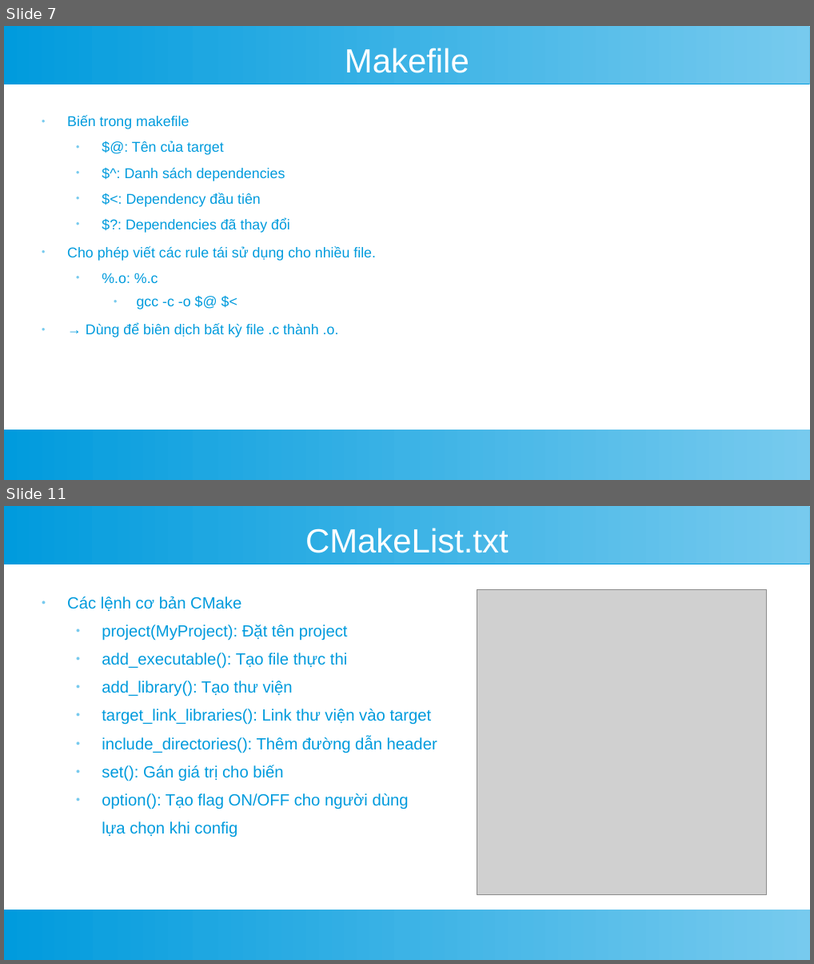
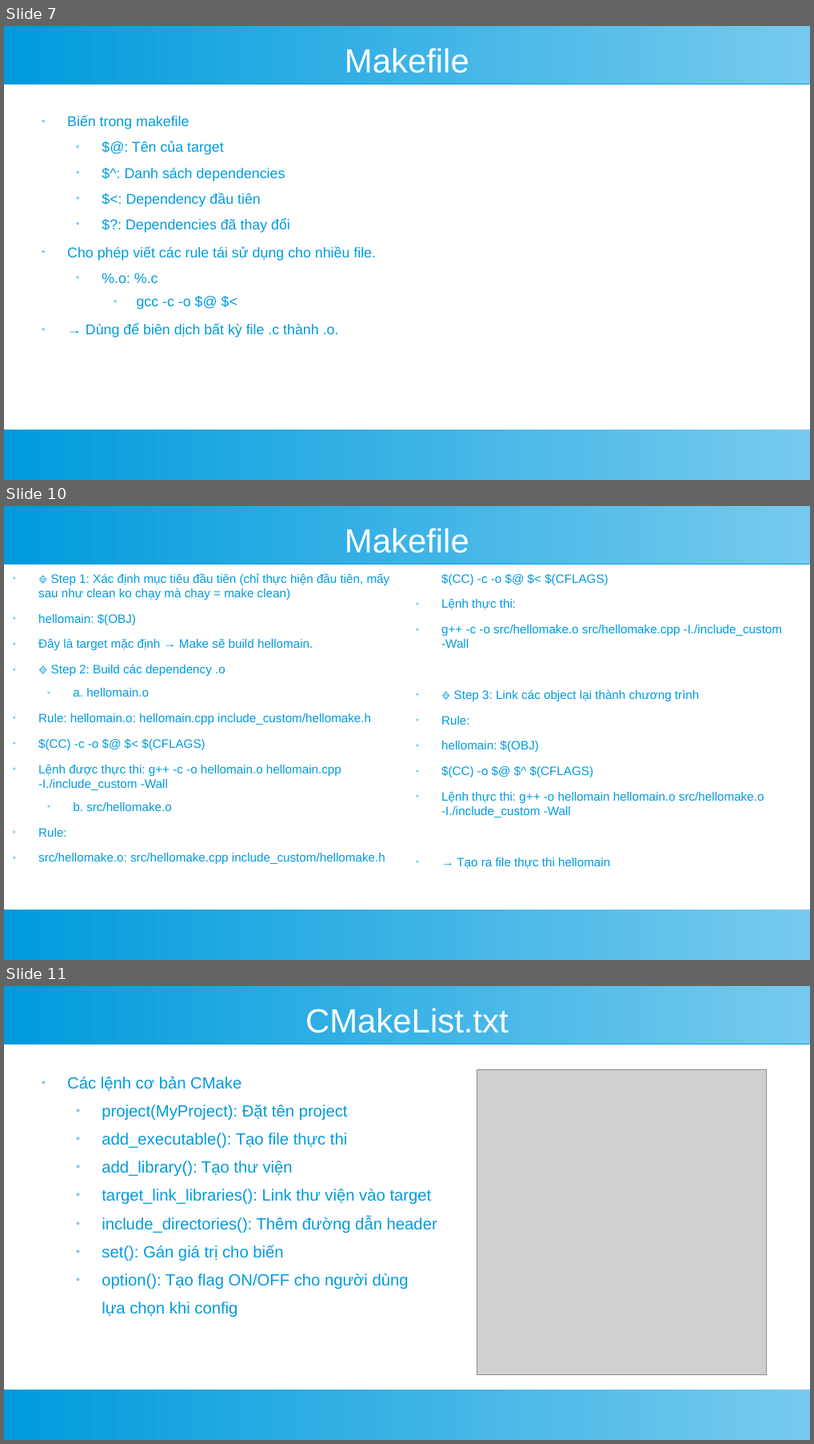
Before and after one commit to TrietTruong2243/AdvancedWeb_TicTacToe, a slide deck: cmake.odp. Shown one above the other, each under a label of ours: slides 7 and 11 before the commit, slides 7, 10 and 11 after it; the slides between them are not shown. The pictures are 814x964 and 814x1444 pixels, drawn with LibreOffice and Linux fonts; fonts in the diff are those of the drawing; grey boxes stand for pictures. Boxes give left, top, right and bottom in pixels: in the first picture for what was removed or moved away, otherwise in the second. Text is boxed around its words. In the diff, an @@ line names an element or a change of style, - is before the commit and + after.

```diff
--- a/cmake.odp
+++ b/cmake.odp
@@ slide 10 added at <box>4,506,810,960</box>, background #FFFFFF; not listed: 2 template elements that a slide beside it also shows @@
@@ title added at <box>345,528,470,553</box>, 33 pt, text #FFFFFF @@
+Makefile
@@ text added at <box>38,573,390,864</box>, 12 pt, text #009BDD @@
+● 🔹 Step 1: Xác định mục tiêu đầu tiên (chỉ thực hiện đầu tiên, mấy sau như clean ko chạy mà chay = make clean)
+● hellomain: $(OBJ)
+● Đây là target mặc định → Make sẽ build hellomain.
+● 🔹 Step 2: Build các dependency .o
+  ● a. hellomain.o
+● Rule: hellomain.o: hellomain.cpp include_custom/hellomake.h
+● $(CC) -c -o $@ $< $(CFLAGS)
+● Lệnh được thực thi: g++ -c -o hellomain.o hellomain.cpp -I./include_custom -Wall
+  ● b. src/hellomake.o
+● Rule:
+● src/hellomake.o: src/hellomake.cpp include_custom/hellomake.h
@@ text added at <box>442,573,782,868</box>, 12 pt, text #009BDD @@
+$(CC) -c -o $@ $< $(CFLAGS)
+● Lệnh thực thi:
+● g++ -c -o src/hellomake.o src/hellomake.cpp -I./include_custom -Wall
+● 🔹 Step 3: Link các object lại thành chương trình
+● Rule:
+● hellomain: $(OBJ)
+● $(CC) -o $@ $^ $(CFLAGS)
+● Lệnh thực thi: g++ -o hellomain hellomain.o src/hellomake.o -I./include_custom -Wall
+● → Tạo ra file thực thi hellomain
```
Also in this commit, not shown: 8 slides changed, 2 other slides added, 2 slides removed.
